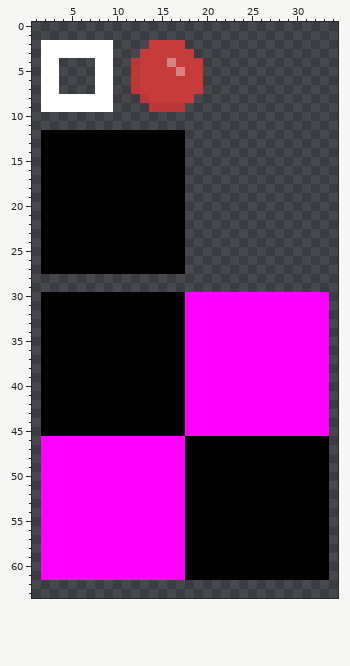
Edited in one commit: pixel-art sprite (core/assets/textures-packed/objects.png). The picture above was drawn from the file before the commit.
The file is 64x64 pixels. Shown: x 1..34, y 0..63.
After:
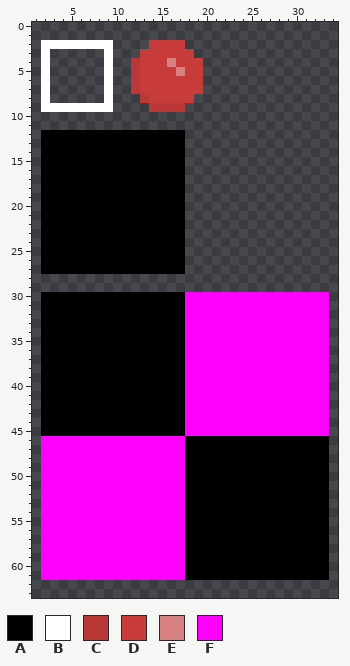
Palette (. is transparent): A #000000  B #ffffff  C #ba3838  D #c73b3b  E #d88282  F #ff00ff
Edits made:
y 3: x 3..8 BBBBBB -> ......
y 4..7: x 3 B -> .; x 8 B -> .
y 8: x 3..8 BBBBBB -> ......
